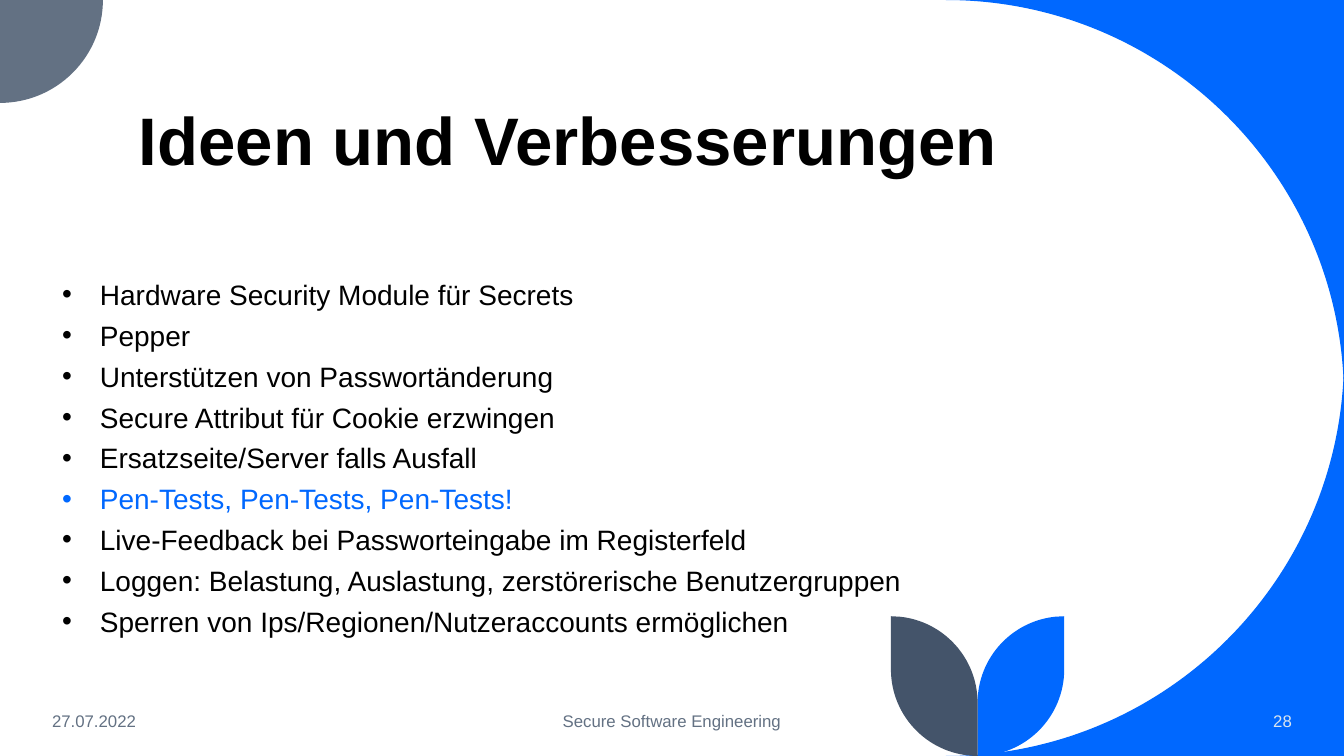
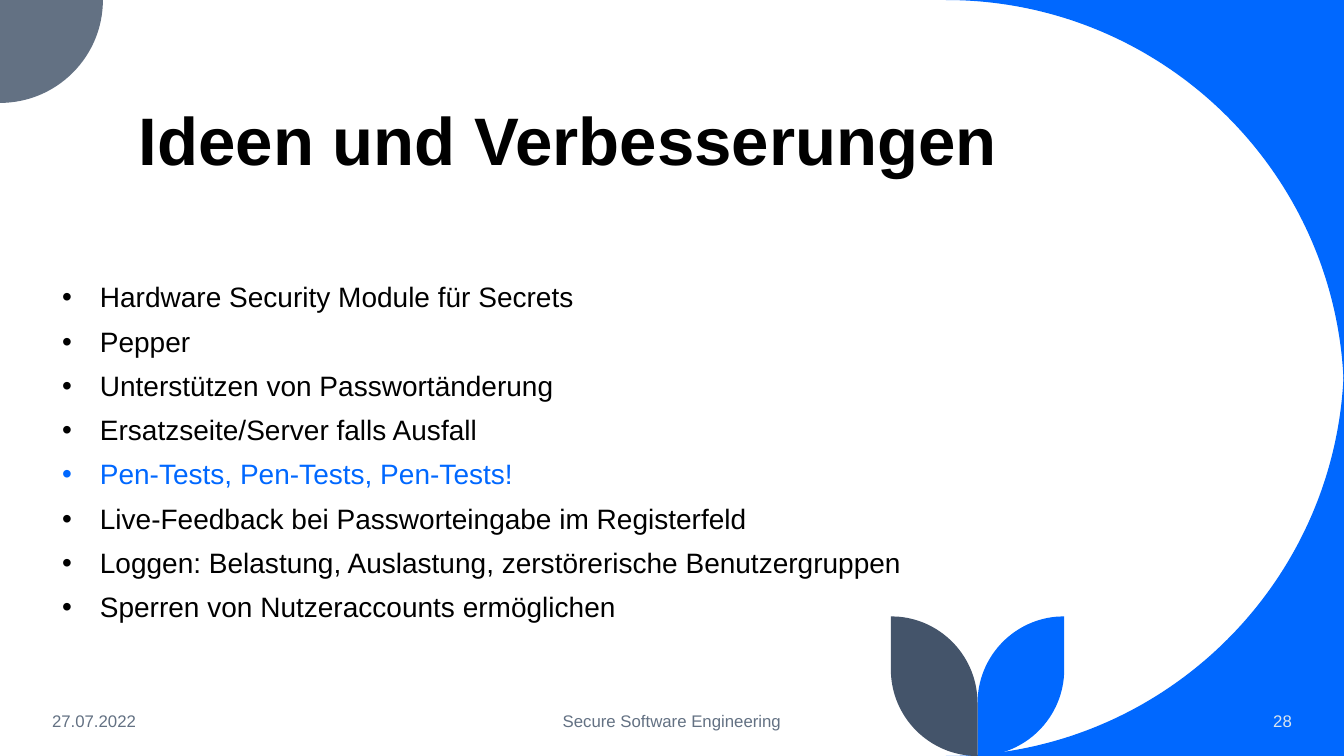
Before and after one commit to BranAndSceolan/SSE-Notes, a slide deck: slide 28 of documentation/Notiz-App.pptx. Drawn at 1344x756 pixels with LibreOffice and Linux fonts; fonts in the diff are those of the drawing. Boxes give left, top, right and bottom in pixels: in the first picture for what was removed or moved away, otherwise in the second. Text is boxed around its words. In the diff, an @@ line names an element or a change of style, - is before the commit and + after.

```diff
--- a/documentation/Notiz-App.pptx
+++ b/documentation/Notiz-App.pptx
@@ text at (100, 286, 901, 578): line spacing 0.8 to 0.9; less space between paragraphs @@
@@ text at (100, 407, 555, 433): paragraph removed @@
-• Secure Attribut für Cookie erzwingen
@@ text at (100, 596, 616, 622): text changed @@
-• Sperren von Ips/Regionen/Nutzeraccounts ermöglichen
+• Sperren von Nutzeraccounts ermöglichen
```
Also in this commit, not shown: 30 other slides changed, 3 other files.
